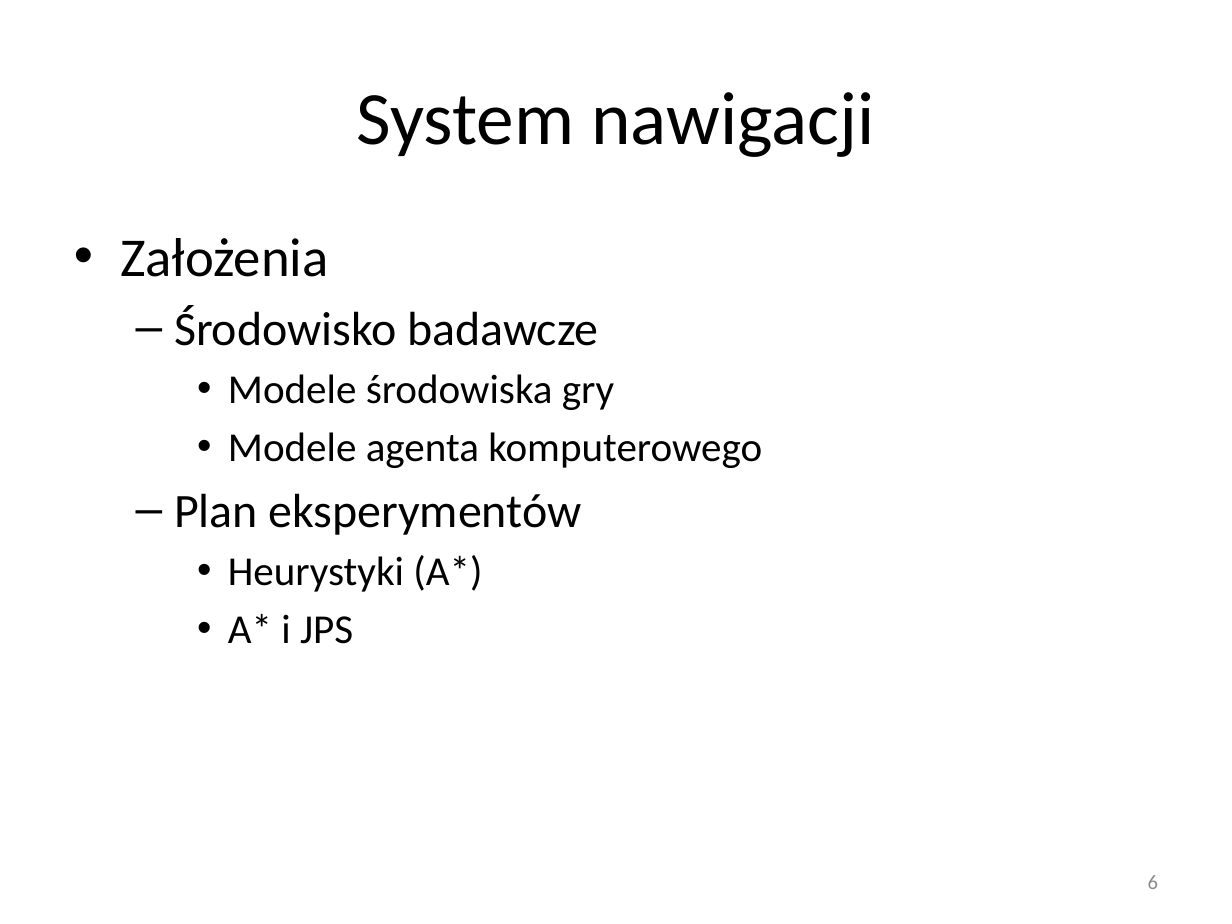
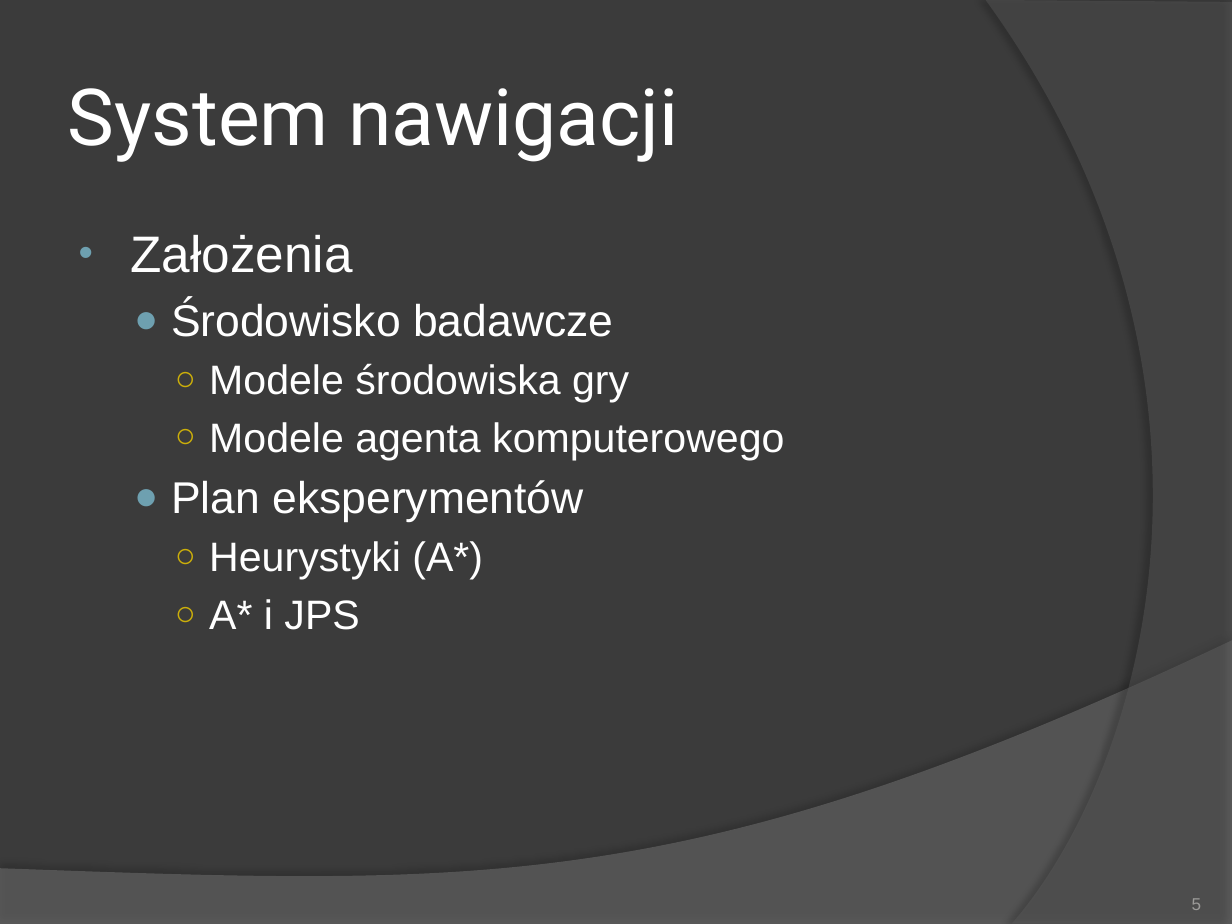
Before and after one commit to sskullgra/Character-Navigation, a slide deck: slide 5 of Nawigacja w grach komputerowych.pptx (slide 6 before the commit). Drawn at 1232x924 pixels with LibreOffice and Linux fonts; fonts in the diff are those of the drawing. Boxes give left, top, right and bottom in pixels: in the first picture for what was removed or moved away, otherwise in the second. Text is boxed around its words. In the diff, an @@ line names an element or a change of style, - is before the commit and + after.

```diff
--- a/Nawigacja w grach komputerowych.pptx
+++ b/Nawigacja w grach komputerowych.pptx
@@ background #FFFFFF to #3B3B3B @@
@@ freeform shape added at <box>986,0,1232,924</box>, fill #5E5E5E at 40% opacity @@
@@ title "System nawigacji" at <box>68,88,678,162</box>: size 44 to 46 pt, font Calibri to Roboto, text colour #000000 to #FFFFFF; alignment centre to left @@
@@ text "Założenia" at <box>130,235,784,630</box>: size 32 to 30 pt in "Założenia"; font Calibri to Arial, text colour #000000 to #FFFFFF; size 28 to 26 pt in "Środowisko badawcze", "Plan eksperymentów"; indent changed; bullet – to ●; bullet • to ○ @@
@@ freeform shape added at <box>0,641,1232,924</box>, fill #7F7F7F at 45% opacity @@
@@ page number at <box>1192,898,1202,910</box>: vertical alignment middle to bottom @@
@@ page number at <box>1192,898,1202,910</box>: text changed; size 12 to 10 pt; font Calibri to Arial; text colour #8C8C8C to #9D9B9A @@
-6
+5
```
Also in this commit, not shown: 11 other slides changed, 1 slide removed.
